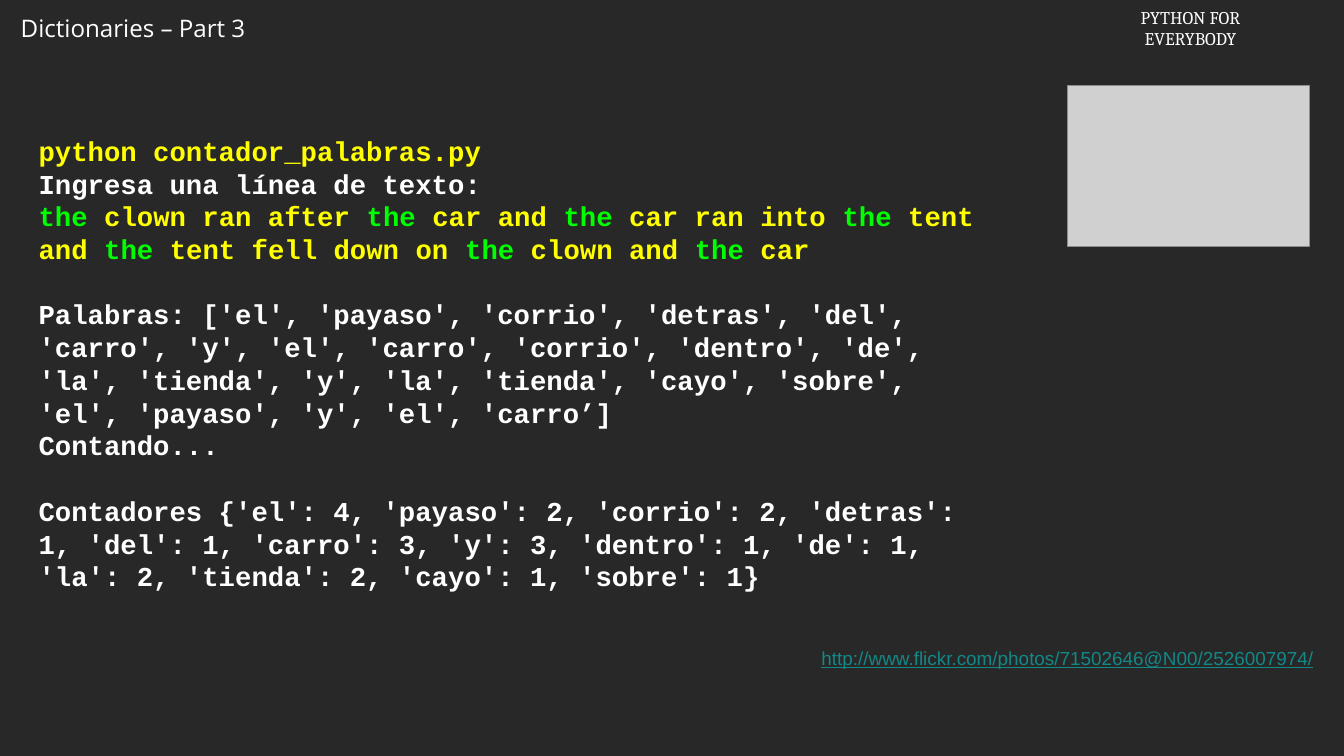
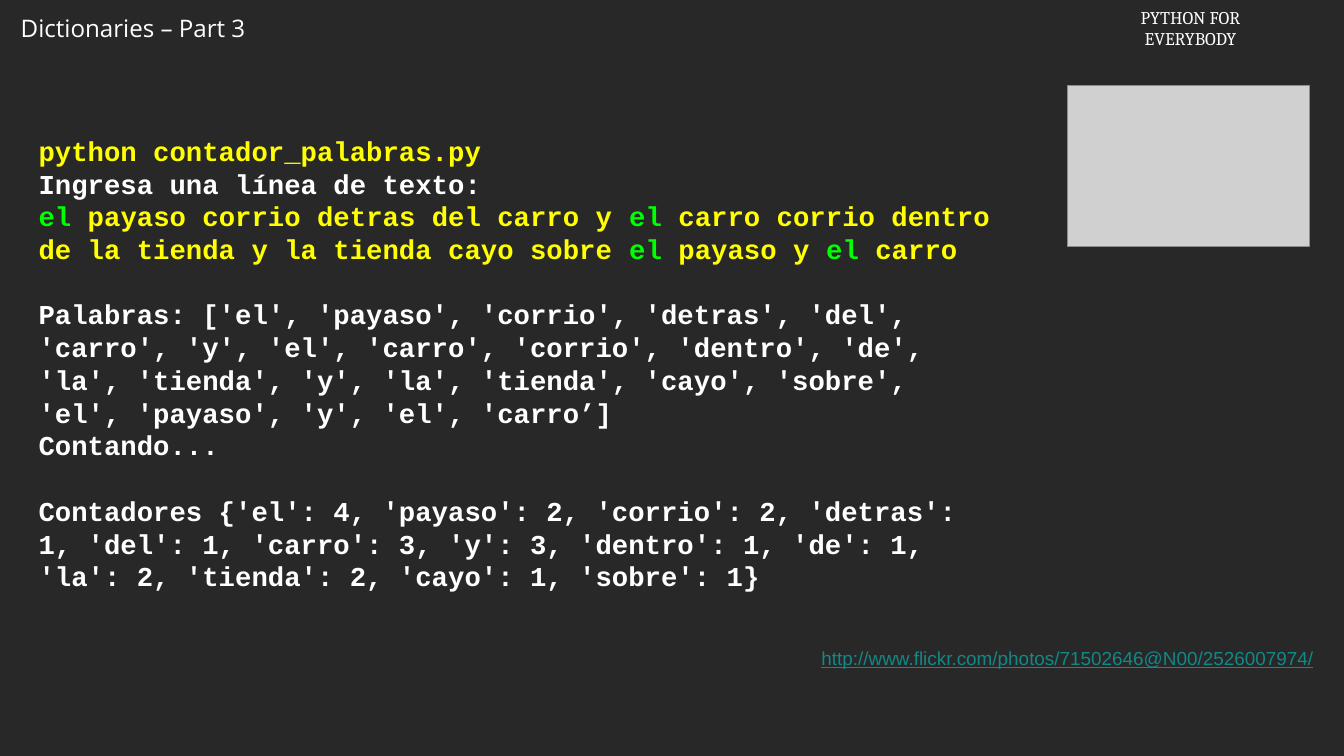
Before and after one commit to csev/py4e, a slide deck: slide 3 of ai/9.3.pptx. Drawn at 1344x756 pixels with LibreOffice and Linux fonts; fonts in the diff are those of the drawing; grey boxes stand for pictures; background and template pictures are left out. Boxes give left, top, right and bottom in pixels: in the first picture for what was removed or moved away, otherwise in the second. Text is boxed around its words. In the diff, an @@ line names an element or a change of style, - is before the commit and + after.

Commit message:
Fix example in ai/9.3.pptx slides
Fix one code example in 9.3.pptx slide.

```diff
--- a/ai/9.3.pptx
+++ b/ai/9.3.pptx
@@ text at [39, 207, 989, 265]: text changed @@
-the clown ran after the car and the car ran into the tent and the tent fell down on the clown and the car
+el payaso corrio detras del carro y el carro corrio dentro de la tienda y la tienda cayo sobre el payaso y el carro
```
